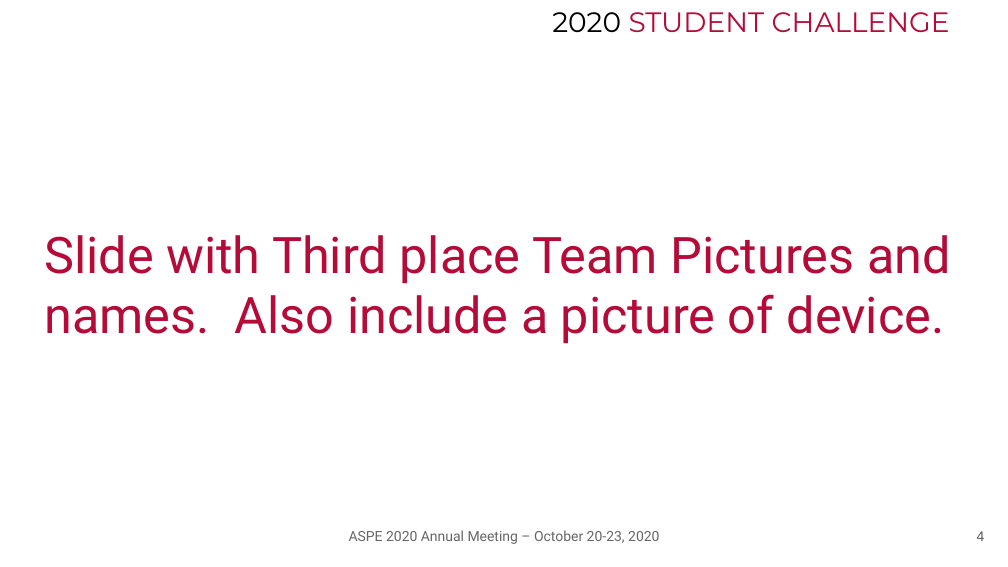
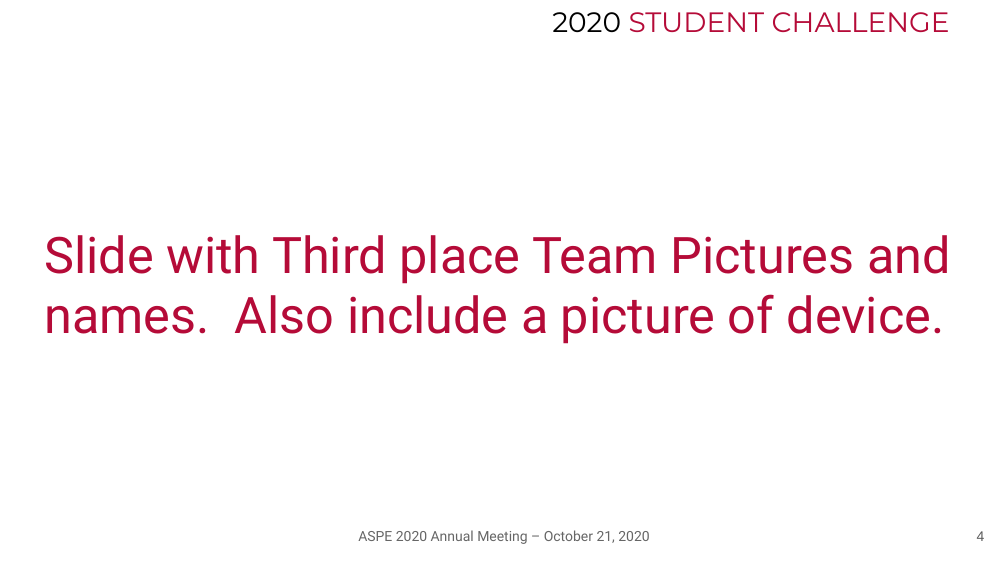
Before and after one commit to ASPE-student-challenge/2020, a slide deck: slide 4 of 2020 ASPE Recognitions...pptx. Drawn at 1008x567 pixels with LibreOffice and Linux fonts; fonts in the diff are those of the drawing; background and template pictures are left out. Boxes give left, top, right and bottom in pixels: in the first picture for what was removed or moved away, otherwise in the second. Text is boxed around its words. In the diff, an @@ line names an element or a change of style, - is before the commit and + after.

Commit message:
Update 2020 ASPE Recognitions...pptx
added two slides for recruting...

```diff
--- a/2020 ASPE Recognitions...pptx
+++ b/2020 ASPE Recognitions...pptx
@@ text at (x1=358, y1=530, x2=649, y2=544): text changed @@
-ASPE 2020 Annual Meeting – October 20-23, 2020
+ASPE 2020 Annual Meeting – October 21, 2020
```
Also in this commit, not shown: 7 other slides changed, 2 slides added.
